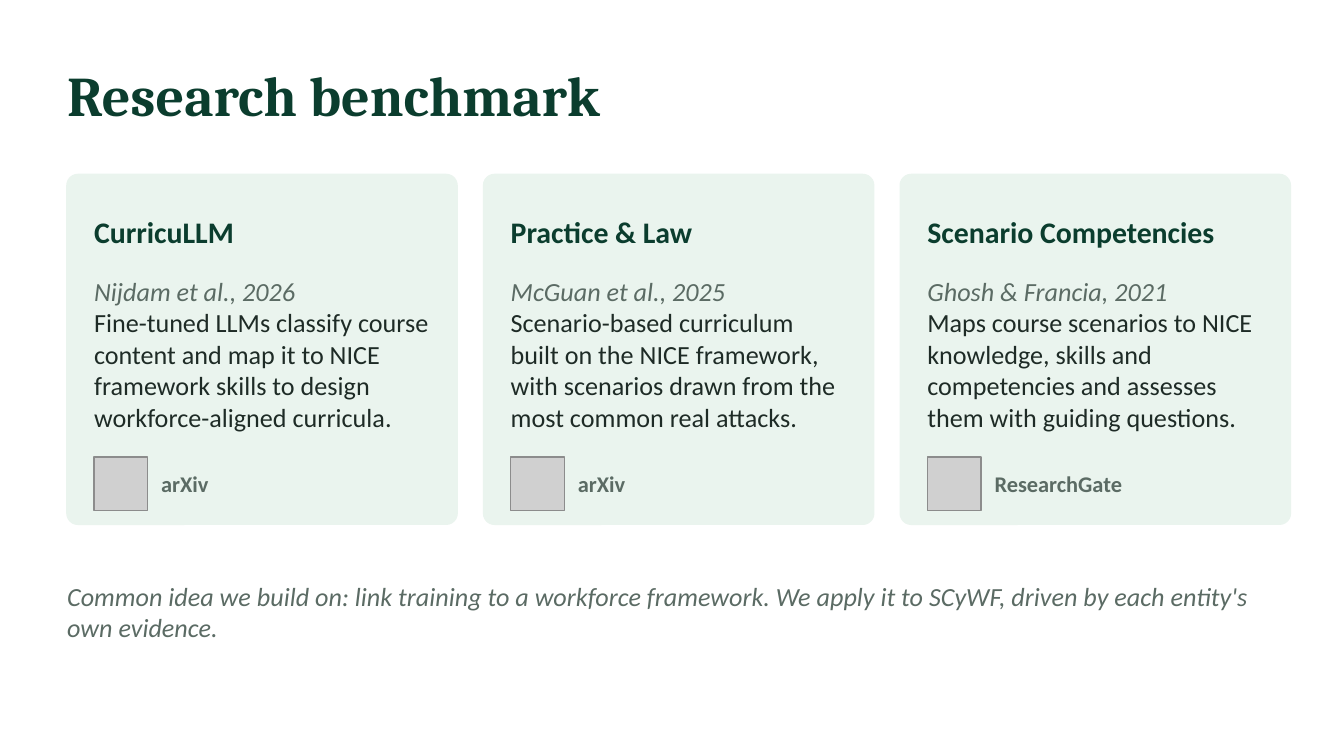
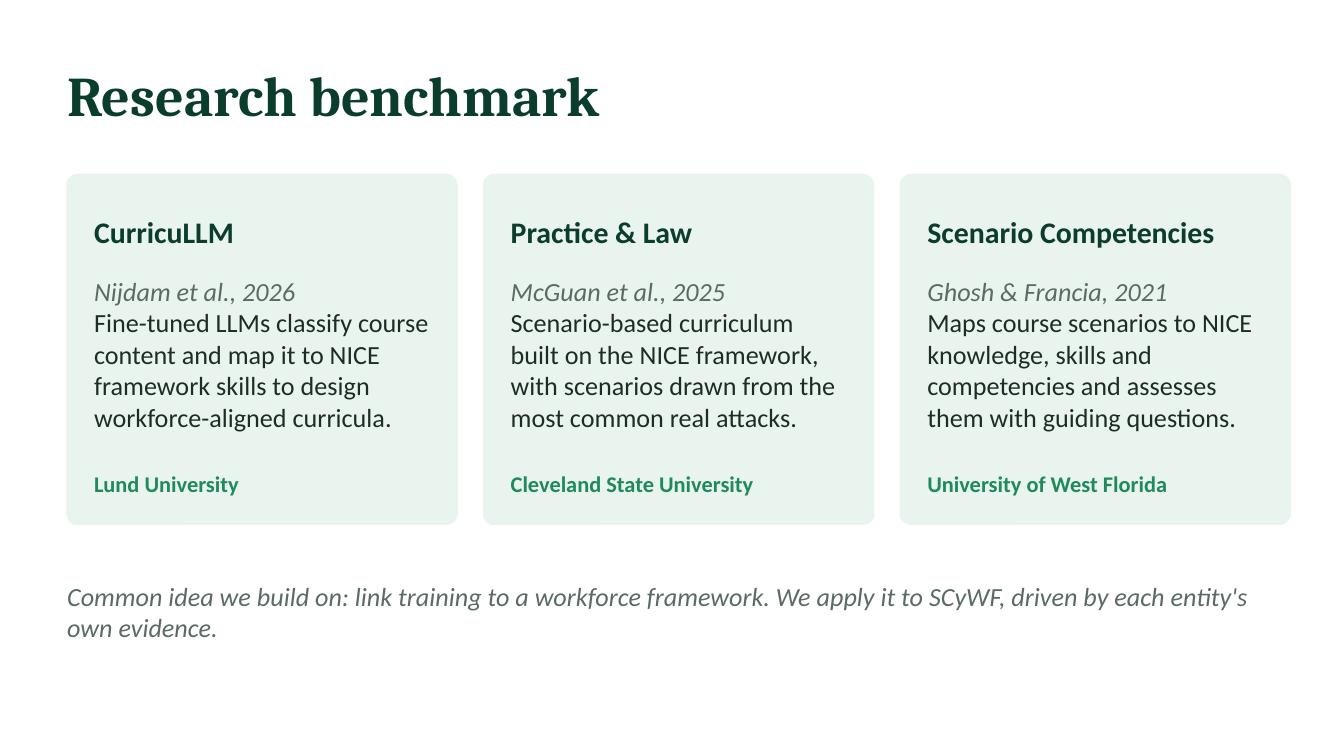
Before and after one commit to MeshaelAlessa/SCyWF, a slide deck: slide 4 of deck/SCyWF_Proposal.pptx. Drawn at 1344x756 pixels with LibreOffice and Linux fonts; fonts in the diff are those of the drawing; grey boxes stand for pictures. Boxes give left, top, right and bottom in pixels: in the first picture for what was removed or moved away, otherwise in the second. Text is boxed around its words. In the diff, an @@ line names an element or a change of style, - is before the commit and + after.

```diff
--- a/deck/SCyWF_Proposal.pptx
+++ b/deck/SCyWF_Proposal.pptx
@@ picture removed at [94, 457, 148, 511] @@
@@ text added at [94, 476, 239, 496], 12 pt, text #1F8A5B, bold @@
+Lund University
@@ text removed at [161, 476, 208, 492] @@
-arXiv
@@ picture removed at [511, 457, 564, 511] @@
@@ text added at [511, 476, 753, 496], 12 pt, text #1F8A5B, bold @@
+Cleveland State University
@@ text removed at [578, 476, 625, 492] @@
-arXiv
@@ picture removed at [927, 457, 981, 511] @@
@@ text added at [927, 476, 1167, 496], 12 pt, text #1F8A5B, bold @@
+University of West Florida
@@ text removed at [995, 476, 1123, 492] @@
-ResearchGate
```
Also in this commit, not shown: 1 other file.
